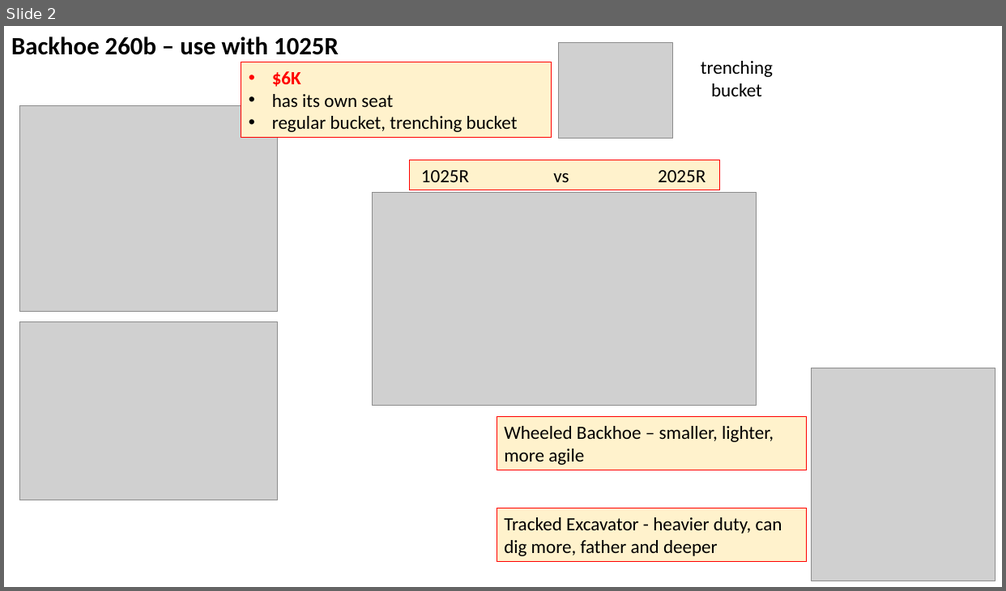
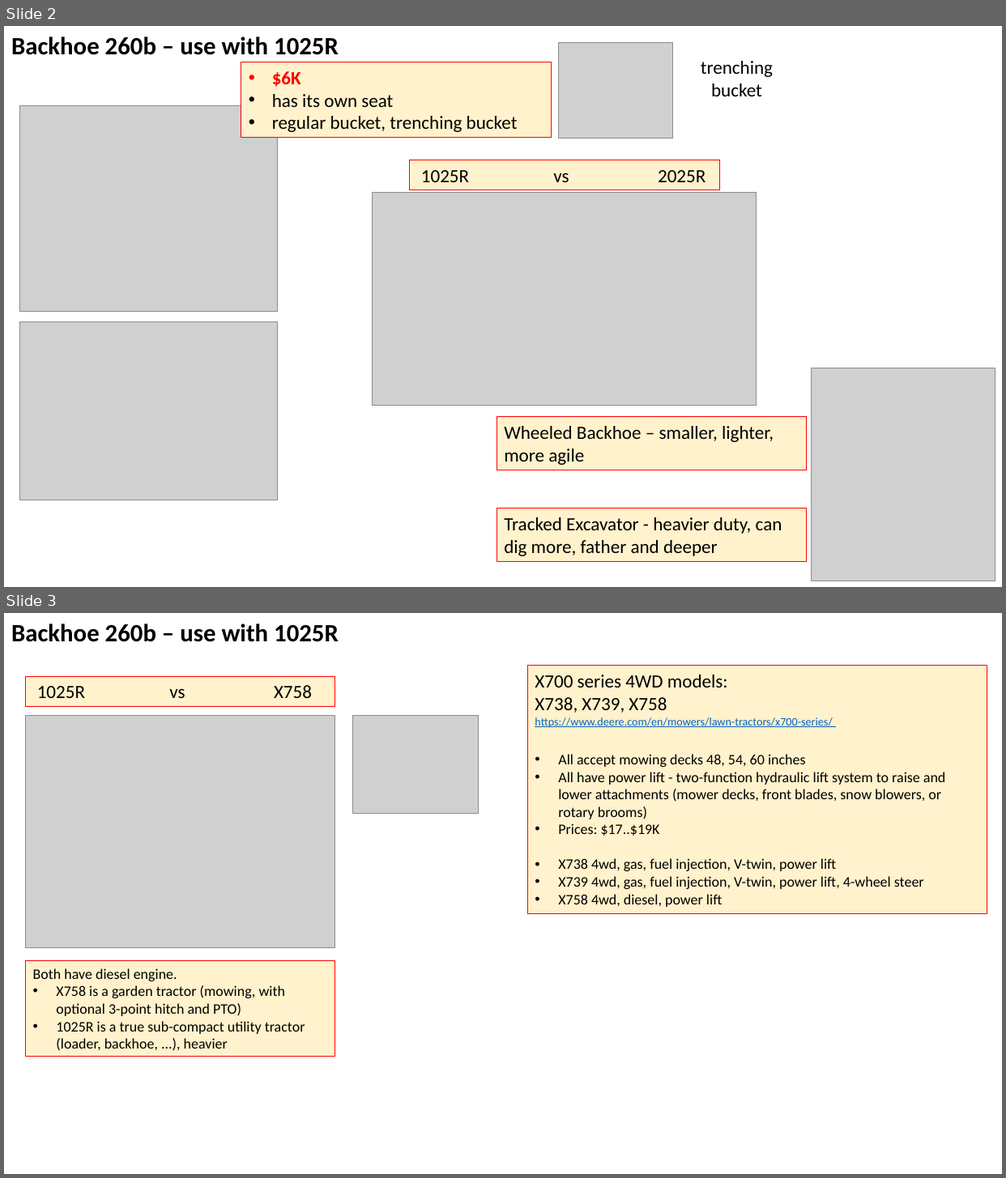
Before and after one commit to lselector/misc_farm, a slide deck: tractor_jd_1025r.pptx. Shown one above the other, each under a label of ours: slide 2 before the commit, slides 2 and 3 after it. The pictures are 1006x591 and 1006x1178 pixels, drawn with LibreOffice and Linux fonts; fonts in the diff are those of the drawing; grey boxes stand for pictures. Boxes give left, top, right and bottom in pixels: in the first picture for what was removed or moved away, otherwise in the second. Text is boxed around its words. In the diff, an @@ line names an element or a change of style, - is before the commit and + after.

```diff
--- a/tractor_jd_1025r.pptx
+++ b/tractor_jd_1025r.pptx
@@ slide 3 added at (x1=4, y1=613, x2=1002, y2=1174), background #FFFFFF @@
@@ text added at (x1=11, y1=624, x2=339, y2=642), 24 pt, text #000000, bold @@
+Backhoe 260b – use with 1025R
@@ rectangle added at (x1=26, y1=677, x2=335, y2=707), fill #FFF2CC, outline #FF0000 0.75 pt, 18 pt, text #000000 @@
+1025R vs X758
@@ rectangle added at (x1=528, y1=666, x2=987, y2=914), fill #FFF2CC, outline #FF0000 0.75 pt, 14 pt, text #000000 @@
+X700 series 4WD models:
+X738, X739, X758
+https://www.deere.com/en/mowers/lawn-tractors/x700-series/
+• All accept mowing decks 48, 54, 60 inches
+• All have power lift - two-function hydraulic lift system to raise and lower attachments (mower decks, front blades, snow blowers, or rotary brooms)
+• Prices: $17..$19K
+• X738 4wd, gas, fuel injection, V-twin, power lift
+• X739 4wd, gas, fuel injection, V-twin, power lift, 4-wheel steer
+• X758 4wd, diesel, power lift
@@ picture added at (x1=26, y1=716, x2=335, y2=948) @@
@@ picture added at (x1=353, y1=716, x2=478, y2=814) @@
@@ rectangle added at (x1=26, y1=961, x2=335, y2=1057), fill #FFF2CC, outline #FF0000 0.75 pt, 14 pt, text #000000 @@
+Both have diesel engine.
+• X758 is a garden tractor (mowing, with optional 3-point hitch and PTO)
+• 1025R is a true sub-compact utility tractor (loader, backhoe, ...), heavier
```
Also in this commit, not shown: 1 other file.
